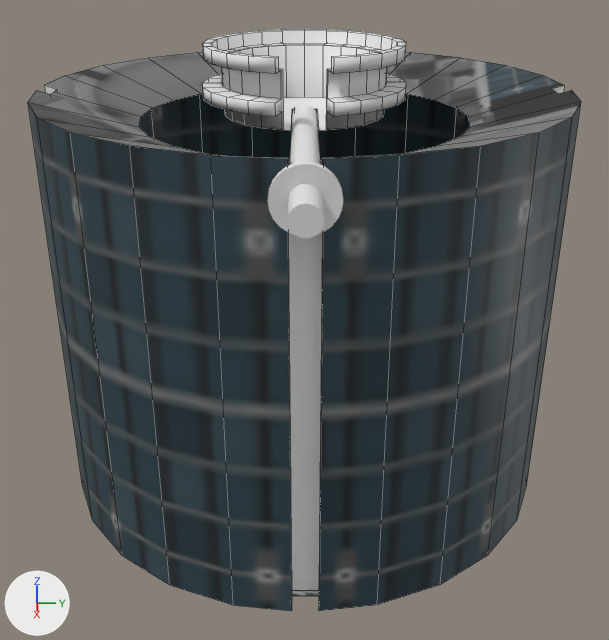
Before and after pictures for a commit that changed the Blender file Early Bird/EarlyBird.blend.
One viewpoint serves both versions: a 50 mm lens placed at (0.722, -0.002, 0.319), pointed at (0.007, 0.0, -0.03). The lights are fixed; the arrows at lower left show +X, +Y and +Z. Mesh edges are drawn as thin lines on the coarser meshes.

Objects in the first picture: 'Antenna', 'BodyBottom', 'BodyShell', 'BodyTrench', 'KegTop', 'TopOuter'.
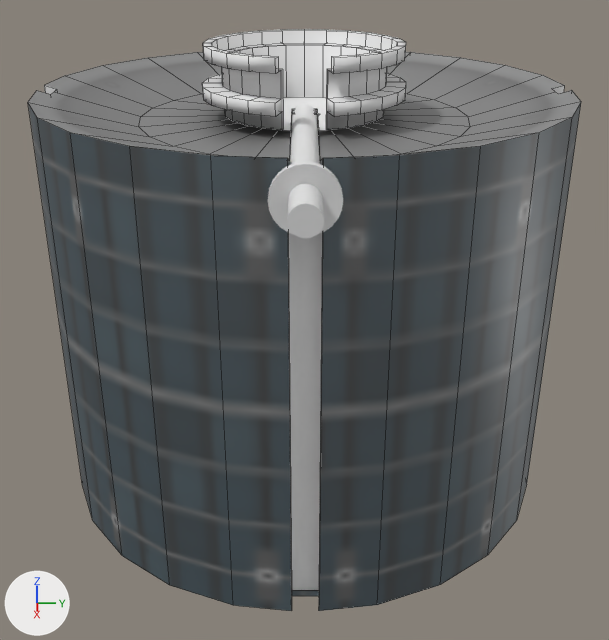
The change in detail:
In material 'Material' (mat_material), specular_ior_level is now set to 2.0.
me_cylinder_008 is used by ob_bodybottom; location (0.0, 0.0, 0.0).
me_cylinder_008 had 122 vertices, 75 faces and spanned x -0.221..0.221, y -0.221..0.221, z -0.183..-0.171.
me_cylinder_008 now has 86 vertices, 50 faces and spans x -0.221..0.221, y -0.221..0.221, z -0.183..-0.171.
Part 1, on me_cylinder_008:
36 vertices are removed from x -0.21..0.21, y -0.21..0.21, z -0.171.
25 faces are deleted.
me_cylinder_008 now uses material mat_material (picture img_bodyshell_png).
me_cylinder_011 has 86 vertices, 38 faces and spans x -0.221..0.221, y -0.221..0.221, z -0.183..0.183.
me_cylinder_011 is used by ob_topouter; location (0.0, 0.0, 0.0).
me_cylinder_011 part 2: texture (UV) coordinates of 30 of 38 faces, centred in x -0.213..0.212, y -0.188..0.188, z 0.169..0.181, changed; they spanned u 0.0..0.74, v 0.0..0.74 and now span u 0.46..0.98, v 0.47..0.99.
me_cylinder_012 has 51 vertices, 33 faces and spans x -0.138..0.138, y -0.139..0.139, z 0.147..0.158.
me_cylinder_012 is used by ob_topinner; parent ob_topouter; location (0.0, 0.0, 0.0).
me_cylinder_012 part 3: texture (UV) coordinates of 25 of 33 faces, centred in x -0.074..0.087, y -0.095..0.095, z 0.158, changed; they spanned u 0.34..0.55, v 0.61..0.82 and now span u 0.56..0.88, v 0.57..0.89.
Object 'TopInner' (ob_topinner) is now shown.

Where the change shows, as pixel boxes (x1, y1, x2, y2) in the pictures (609 x 640 px):
'BodyShell', surface changed
    both: (28, 94, 581, 611)
'TopOuter', surface changed
    both: (28, 52, 581, 596)
'TopInner', shown
    after: (139, 94, 470, 160)
'BodyBottom', surface changed, reshaped (not visible afterwards)
    before: (291, 590, 319, 603)
part 1 of me_cylinder_008, deleted
    before: (292, 590, 319, 596)
part 2 of me_cylinder_011, surface changed
    both: (28, 52, 581, 158)
